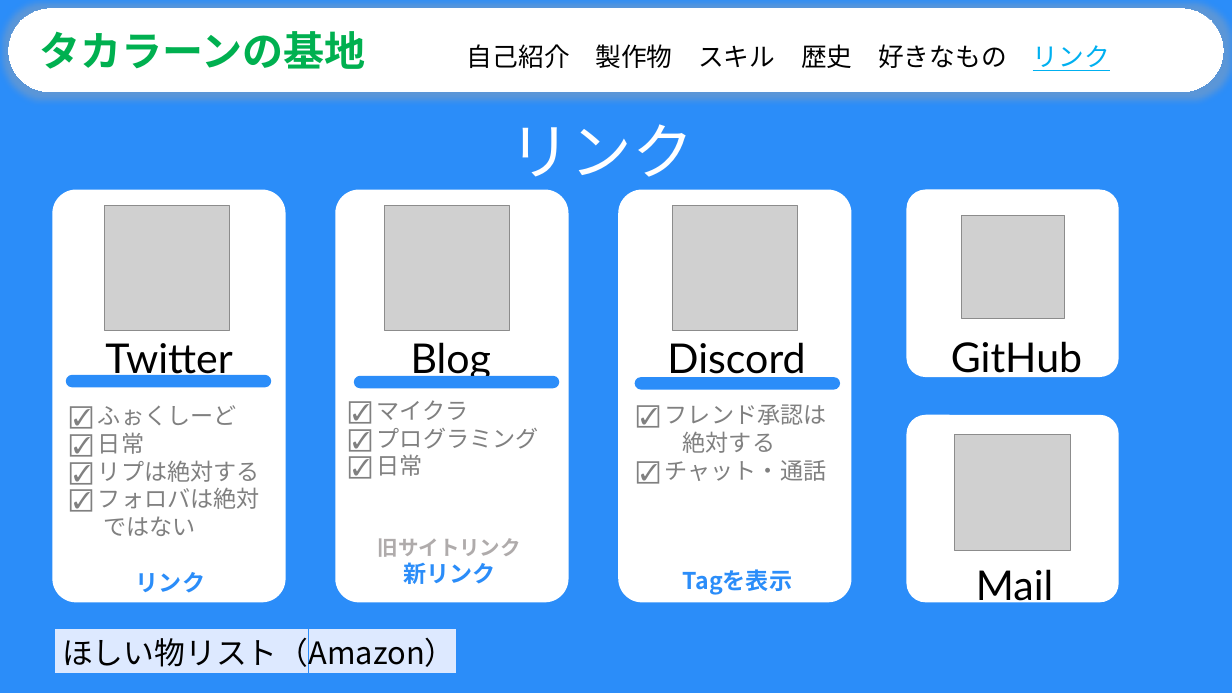
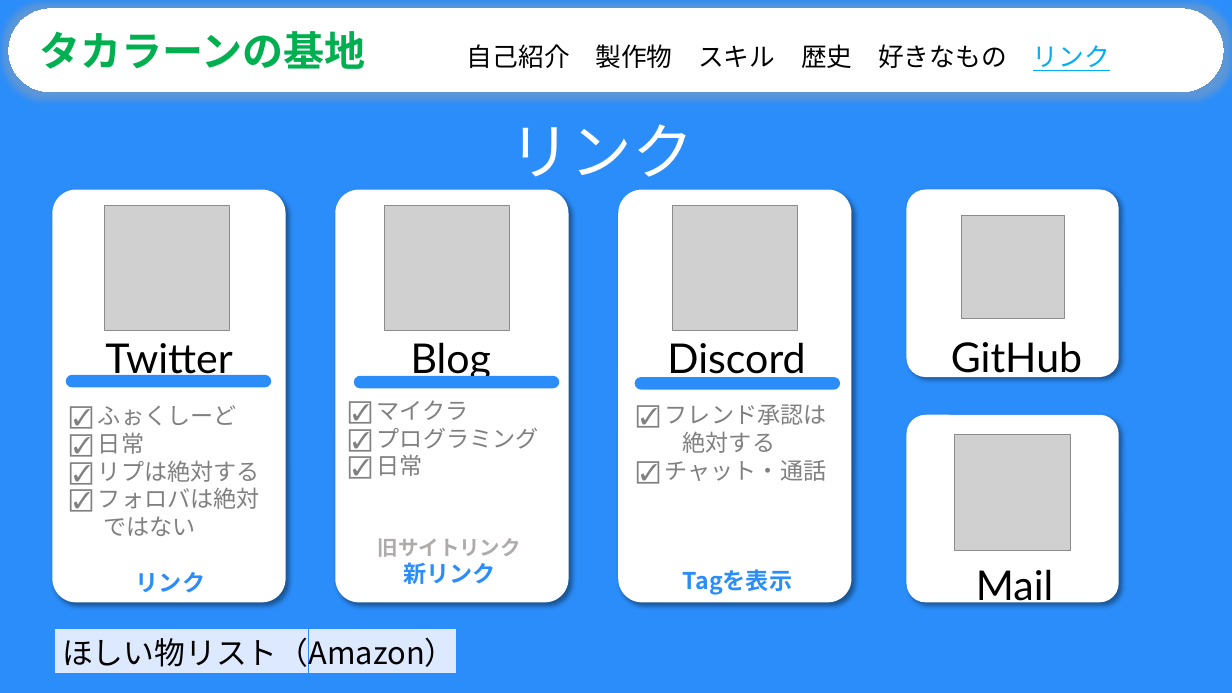
Before and after one commit to takara2314/MyHomePage, a slide deck: slide 7 of タカラーンの基地 新UI.pptx. Drawn at 1232x693 pixels with LibreOffice and Linux fonts; fonts in the diff are those of the drawing; grey boxes stand for pictures. Boxes give left, top, right and bottom in pixels: in the first picture for what was removed or moved away, otherwise in the second. Text is boxed around its words. In the diff, an @@ line names an element or a change of style, - is before the commit and + after.

```diff
--- a/タカラーンの基地 新UI.pptx
+++ b/タカラーンの基地 新UI.pptx
@@ shadow on in 5 elements at <box>53,189,286,603</box>, <box>335,189,568,603</box>, <box>618,189,851,603</box>, <box>907,189,1119,377</box>, <box>907,415,1119,603</box> @@
```
Also in this commit, not shown: 19 other files.
